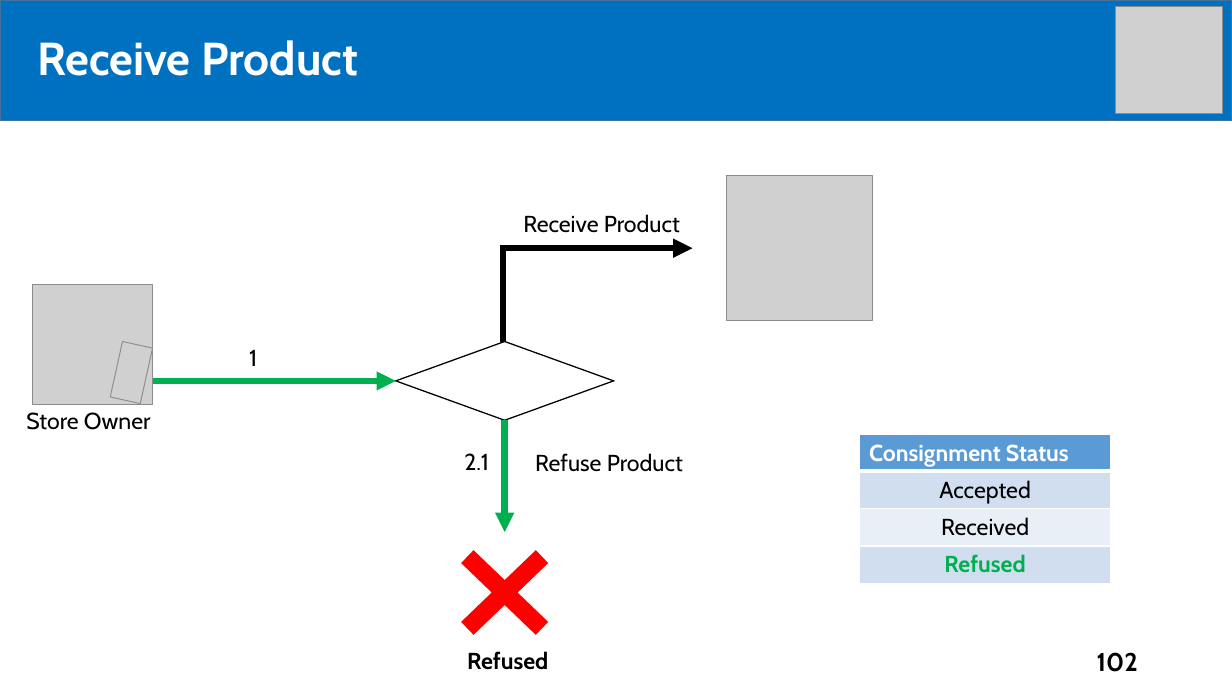
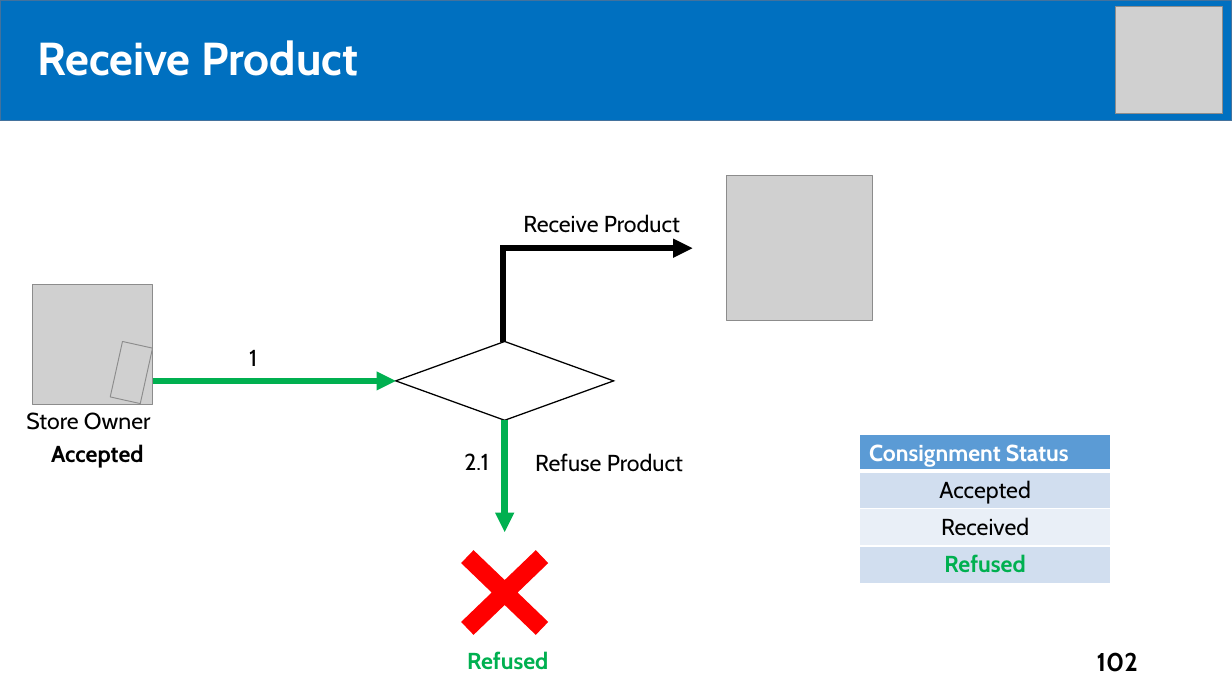
Before and after one commit to tiendan3108/CP, a slide deck: slide 102 of Source/Presentation/PreFinalPresentation.pptx. Drawn at 1232x693 pixels with LibreOffice and Linux fonts; fonts in the diff are those of the drawing; grey boxes stand for pictures. Boxes give left, top, right and bottom in pixels: in the first picture for what was removed or moved away, otherwise in the second. Text is boxed around its words. In the diff, an @@ line names an element or a change of style, - is before the commit and + after.

```diff
--- a/Source/Presentation/PreFinalPresentation.pptx
+++ b/Source/Presentation/PreFinalPresentation.pptx
@@ text added at <box>51,444,144,468</box>, 18 pt, text #000000, bold @@
+Accepted
@@ text "Refused" at <box>467,651,548,670</box>: text colour #000000 to #00B050 @@
```
Also in this commit, not shown: 9 other slides changed, 1 slide added.
